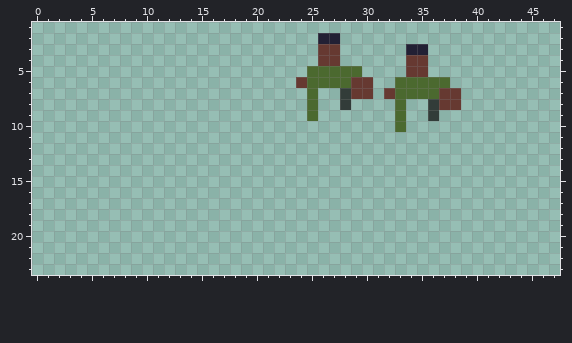
A sprite sheet gets an edit: res/segway.png. The picture above is the old version.
The file is 320x96 pixels, drawn in blocks of 4x4; one block is one cell here. Shown: x 0..47, y 1..23. The old version is drawn lined up with the new one.
The result:
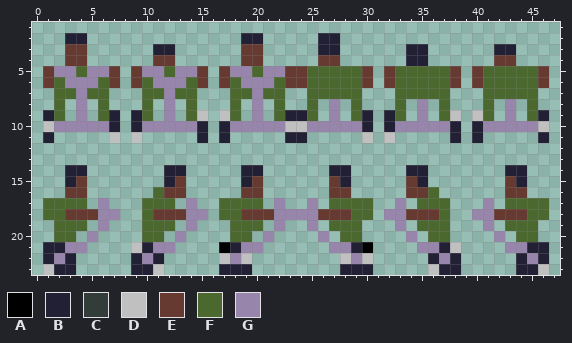
Palette (. is transparent): A #000000  B #222034  C #323c39  D #c0c0c0  E #663931  F #4b692f  G #9785ac
Edits made:
whole drawing moved by +23,+1 (the old picture is shown already moved)
y 2: x 3..4 .. -> BB; x 19..20 .. -> BB
y 3: x 3..4 .. -> EE; x 11..12 .. -> BB; x 19..20 .. -> EE; x 26..27 EE -> BB; x 42..43 .. -> BB
y 4: x 3..4 .. -> EE; x 11..12 .. -> EE; x 19..20 .. -> EE; x 34..35 EE -> BB; x 42..43 .. -> EE
y 5: x 1..7 ....... -> EGGFGGE; x 9..15 ....... -> EGGFGGE; x 17..24 ........ -> EGGFGGEE; x 30 . -> E; x 32..38 ..EE... -> EFFFFFE; x 40..46 ....... -> EFFFFFE
y 6: x 1..7 ....... -> EFGGGFE; x 9..15 ....... -> EFGGGFE; x 17..23 ....... -> EFGGGFE; x 29 E -> F; x 32 . -> E; x 38 . -> E; x 40..46 ....... -> EFFFFFE
y 7: x 2..6 ..... -> FFGFF; x 10..14 ..... -> FFGFF; x 18..22 ..... -> FFGFF; x 26..30 ..CEE -> FFFF.; x 32 E -> .; x 37..38 EE -> F.; x 41..45 ..... -> FFFFF
y 8: x 2 . -> F; x 4 . -> G; x 6 . -> F; x 10 . -> F; x 12 . -> G; x 14 . -> F; x 18 . -> F; x 20 . -> G; x 22 . -> F; x 27..29 .C. -> G.F; x 35..38 .CEE -> G.F.; x 41 . -> F; x 43 . -> G; x 45 . -> F
y 9: x 1..2 .. -> BF; x 4 . -> G; x 6..7 .. -> FB; x 9..10 .. -> BF; x 12 . -> G; x 14..15 .. -> FD; x 17..18 .. -> DF; x 20 . -> G; x 22..24 ... -> FBB; x 27 . -> G; x 29..30 .. -> FB; x 32 . -> B; x 35..38 .C.. -> G.FD; x 40..41 .. -> DF; x 43 . -> G; x 45..46 .. -> FB
y 10: x 1..7 ....... -> DGGGGGB; x 9..15 ....... -> BGGGGGB; x 17..30 .............. -> BGGGGGDDGGGGGB; x 32..38 .F..... -> BGGGGGB; x 40..46 ....... -> BGGGGGD
y 11: x 1 . -> B; x 7 . -> D; x 9 . -> D; x 15 . -> B; x 17 . -> B; x 23..24 .. -> BB; x 30 . -> D; x 32 . -> D; x 38 . -> B; x 40 . -> B; x 46 . -> B
y 14: x 3..4 .. -> BB; x 12..13 .. -> BB; x 19..20 .. -> BB; x 27..28 .. -> BB; x 34..35 .. -> BB; x 43..44 .. -> BB
y 15: x 3..4 .. -> BE; x 12..13 .. -> BE; x 19..20 .. -> BE; x 27..28 .. -> EB; x 34..35 .. -> EB; x 43..44 .. -> EB
y 16: x 3..4 .. -> EE; x 11..13 ... -> FEE; x 19..20 .. -> EE; x 27..28 .. -> EE; x 34..36 ... -> EEF; x 43..44 .. -> EE
y 17: x 1..4 .... -> FFFF; x 6 . -> G; x 10..12 ... -> FFF; x 14 . -> G; x 17..20 .... -> FFFF; x 22 . -> G; x 25 . -> G; x 27..30 .... -> FFFF; x 33 . -> G; x 35..37 ... -> FFF; x 41 . -> G; x 43..46 .... -> FFFF
y 18: x 1..7 ....... -> FFEEEGG; x 10..15 ...... -> FEEEGG; x 17..30 .............. -> FFEEEGGGGEEEFF; x 32..37 ...... -> GGEEEF; x 40..46 ....... -> GGEEEFF
y 19: x 2..4 ... -> FFF; x 6 . -> G; x 10..12 ... -> FFF; x 14 . -> G; x 18..20 ... -> FFF; x 22 . -> G; x 25 . -> G; x 27..29 ... -> FFF; x 33 . -> G; x 35..37 ... -> FFF; x 41 . -> G; x 43..45 ... -> FFF
y 20: x 2..3 .. -> FF; x 5 . -> G; x 10..11 .. -> FF; x 13 . -> G; x 18..19 .. -> FF; x 21 . -> G; x 26 . -> G; x 28..29 .. -> FF; x 34 . -> G; x 36..37 .. -> FF; x 42 . -> G; x 44..45 .. -> FF
y 21: x 1..4 .... -> BBGG; x 9..12 .... -> DBGG; x 17..20 .... -> ABGG; x 27..30 .... -> GGBA; x 35..38 .... -> GGBD; x 43..46 .... -> GGBB
y 22: x 1..3 ... -> BGB; x 9..11 ... -> BGB; x 17..19 ... -> DGD; x 28..30 ... -> DGD; x 36..38 ... -> BGB; x 44..46 ... -> BGB
y 23: x 1..3 ... -> DBB; x 9..11 ... -> BBD; x 17..19 ... -> BBB; x 28..30 ... -> BBB; x 36..38 ... -> DBB; x 44..46 ... -> BBD
